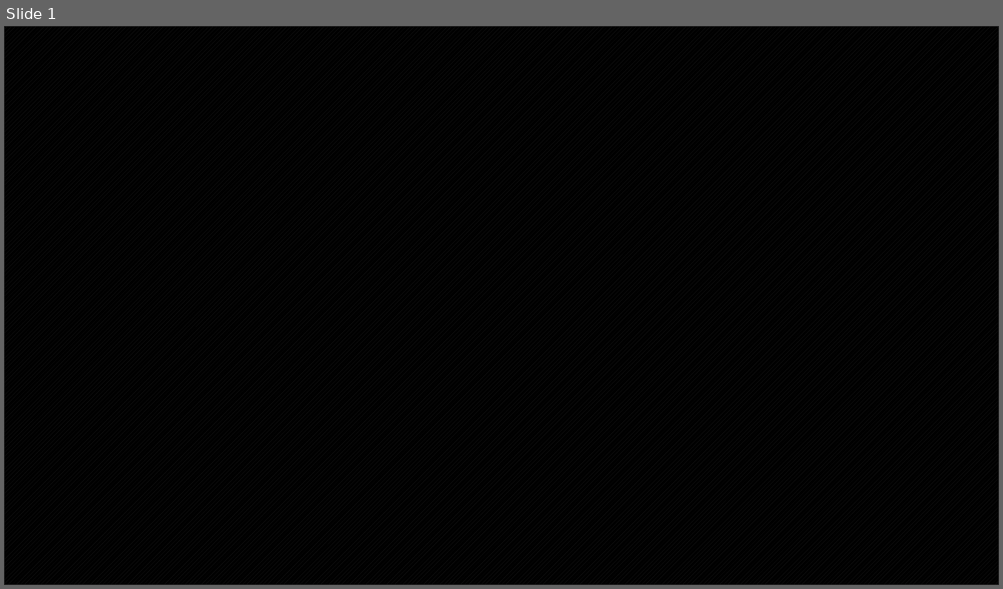
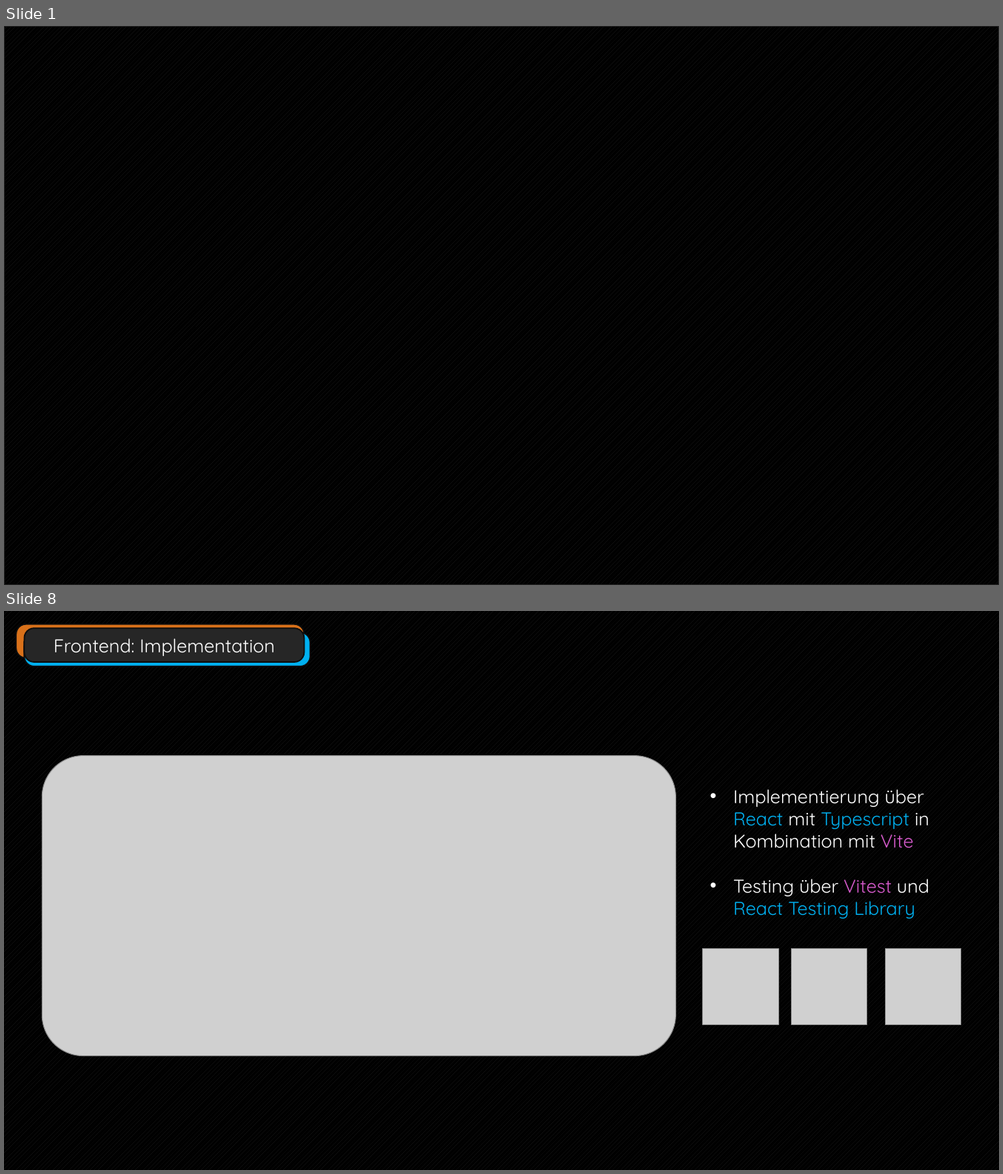
Before and after one commit to endorivium/informational-mastery, a slide deck: SQS/Präsentation.pptx. Shown one above the other, each under a label of ours: slide 1 before the commit, slides 1 and 8 after it; the slides between them are not shown. The pictures are 1003x589 and 1003x1174 pixels, drawn with LibreOffice and Linux fonts; fonts in the diff are those of the drawing; grey boxes stand for pictures; background and template pictures are left out. Boxes give left, top, right and bottom in pixels: in the first picture for what was removed or moved away, otherwise in the second. Text is boxed around its words. In the diff, an @@ line names an element or a change of style, - is before the commit and + after.

```diff
--- a/SQS/Präsentation.pptx
+++ b/SQS/Präsentation.pptx
@@ slide 8 added at [4,611,999,1170], background pattern #212121 on #000000 @@
@@ rounded rectangle added at [16,624,304,658], fill #D9711A, outline #0D0D0D 1.25 pt @@
@@ rounded rectangle added at [24,632,310,667], fill #00B0F0, outline #0D0D0D 1.25 pt @@
@@ rounded rectangle added at [24,628,304,662], fill #262626, outline #0D0D0D 1.25 pt, 18 pt, text #FFFFFF @@
+Frontend: Implementation
@@ picture added at [42,756,675,1056] @@
@@ text added at [733,789,929,919], 18 pt, text #FFFFFF @@
+• Implementierung über React mit Typescript in Kombination mit Vite
+• Testing über Vitest und React Testing Library
@@ picture added at [703,949,779,1025] @@
@@ picture added at [791,949,868,1025] @@
@@ picture added at [885,949,962,1025] @@
```
Also in this commit, not shown: 1 slide changed, 17 other slides added, 1 slide removed, 8 other files.
